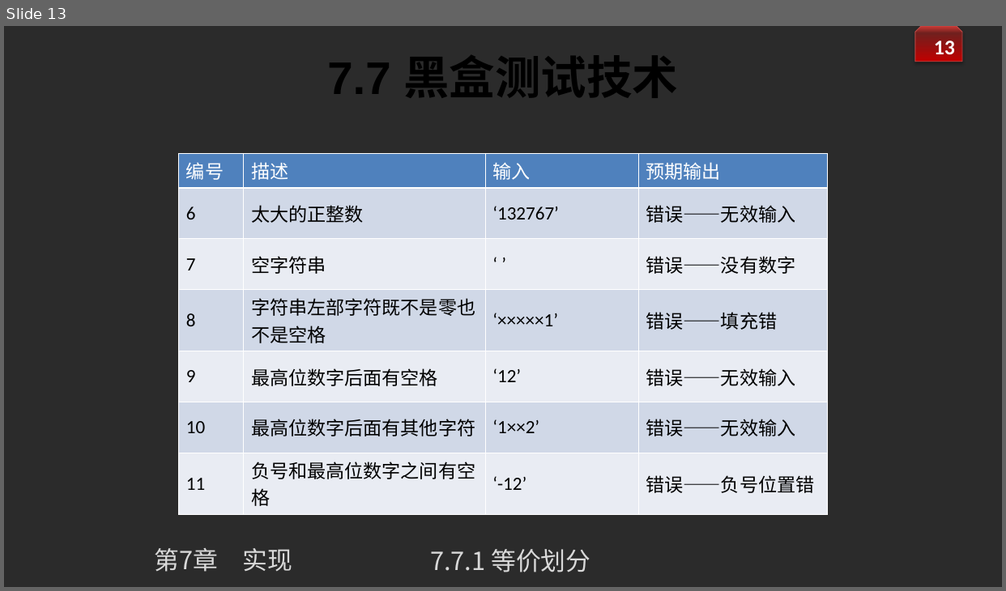
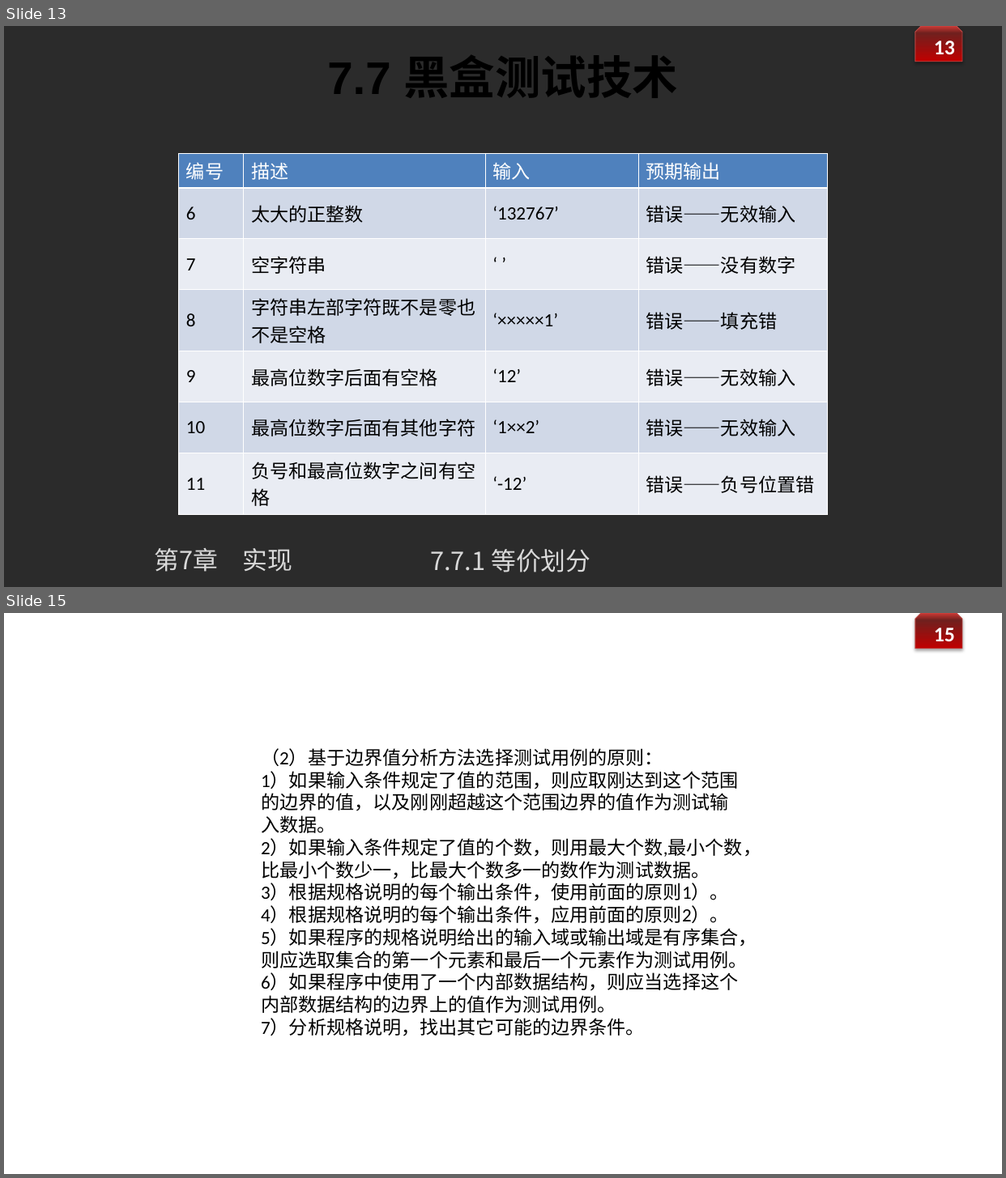
Before and after one commit to 1-518/Three-Kindoms, a slide deck: 白盒黑盒/黑盒测试技术/黑盒.pptx. Shown one above the other, each under a label of ours: slide 13 before the commit, slides 13 and 15 after it; the slides between them are not shown. The pictures are 1006x591 and 1006x1178 pixels, drawn with LibreOffice and Linux fonts; fonts in the diff are those of the drawing; background and template pictures are left out; a plain dark background stands for a picture behind light text. Boxes give left, top, right and bottom in pixels: in the first picture for what was removed or moved away, otherwise in the second. Text is boxed around its words. In the diff, an @@ line names an element or a change of style, - is before the commit and + after.

```diff
--- a/白盒黑盒/黑盒测试技术/黑盒.pptx
+++ b/白盒黑盒/黑盒测试技术/黑盒.pptx
@@ slide 15 added at [4, 613, 1002, 1174], background picture (left out); not listed: 2 template elements that a slide beside it also shows @@
@@ text added at [261, 748, 761, 1037], 18 pt, text #000000 @@
+（2）基于边界值分析方法选择测试用例的原则：
+1）如果输入条件规定了值的范围，则应取刚达到这个范围的边界的值，以及刚刚超越这个范围边界的值作为测试输入数据。
+2）如果输入条件规定了值的个数，则用最大个数,最小个数，比最小个数少一，比最大个数多一的数作为测试数据。
+3）根据规格说明的每个输出条件，使用前面的原则1）。
+4）根据规格说明的每个输出条件，应用前面的原则2）。
+5）如果程序的规格说明给出的输入域或输出域是有序集合，则应选取集合的第一个元素和最后一个元素作为测试用例。
+6）如果程序中使用了一个内部数据结构，则应当选择这个内部数据结构的边界上的值作为测试用例。
+7）分析规格说明，找出其它可能的边界条件。
```
Also in this commit, not shown: 4 slides changed, 7 other slides added, 1 other file.
